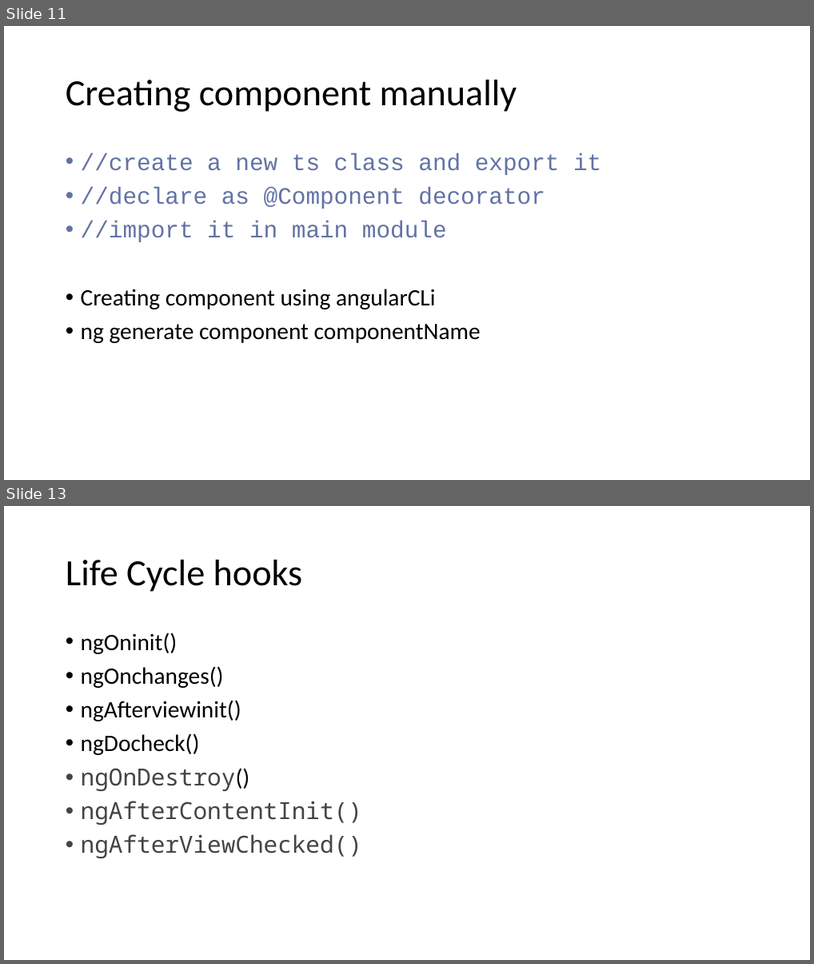
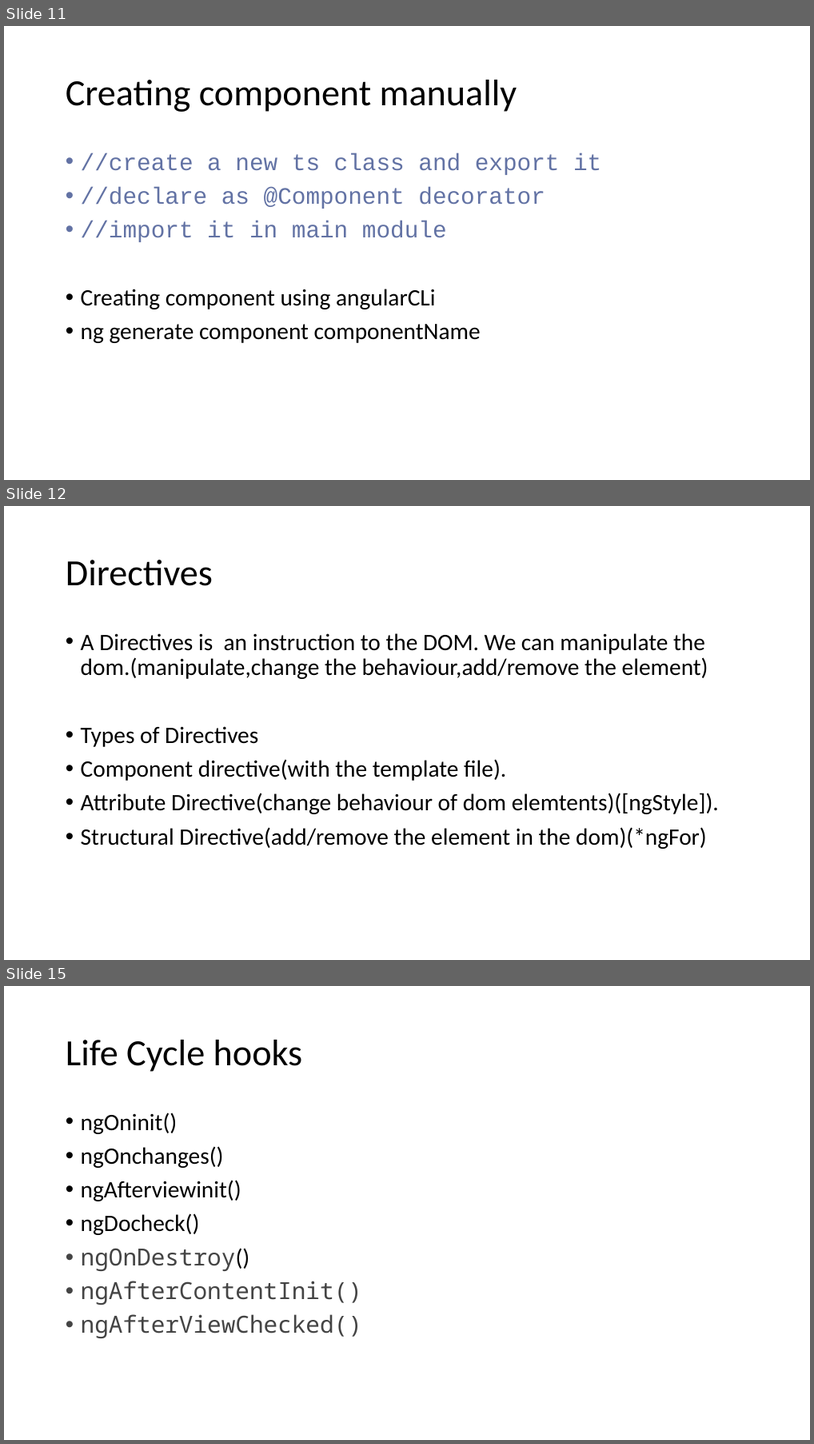
Before and after one commit to 00Maddy/angularDemo, a slide deck: ANGULAR.pptm. Shown one above the other, each under a label of ours: slides 11 and 13 before the commit, slides 11, 12 and 15 after it; the slides between them are not shown. The pictures are 814x964 and 814x1444 pixels, drawn with LibreOffice and Linux fonts; fonts in the diff are those of the drawing. Boxes give left, top, right and bottom in pixels: in the first picture for what was removed or moved away, otherwise in the second. Text is boxed around its words. In the diff, an @@ line names an element or a change of style, - is before the commit and + after.

Commit message:
directive

```diff
--- a/ANGULAR.pptm
+++ b/ANGULAR.pptm
@@ slide 12 added at <box>4,506,810,960</box>, background #FFFFFF @@
@@ title added at <box>66,560,213,586</box>, 44 pt, text #000000 @@
+Directives
@@ text added at <box>81,633,719,848</box>, 28 pt, text #000000 @@
+• A Directives is an instruction to the DOM. We can manipulate the dom.(manipulate,change the behaviour,add/remove the element)
+• Types of Directives
+• Component directive(with the template file).
+• Attribute Directive(change behaviour of dom elemtents)([ngStyle]).
+• Structural Directive(add/remove the element in the dom)(*ngFor)
@@ what was slide 13 is now slide 15 @@
```
Also in this commit, not shown: 2 other slides added, 1 slide removed, 6 other files.
